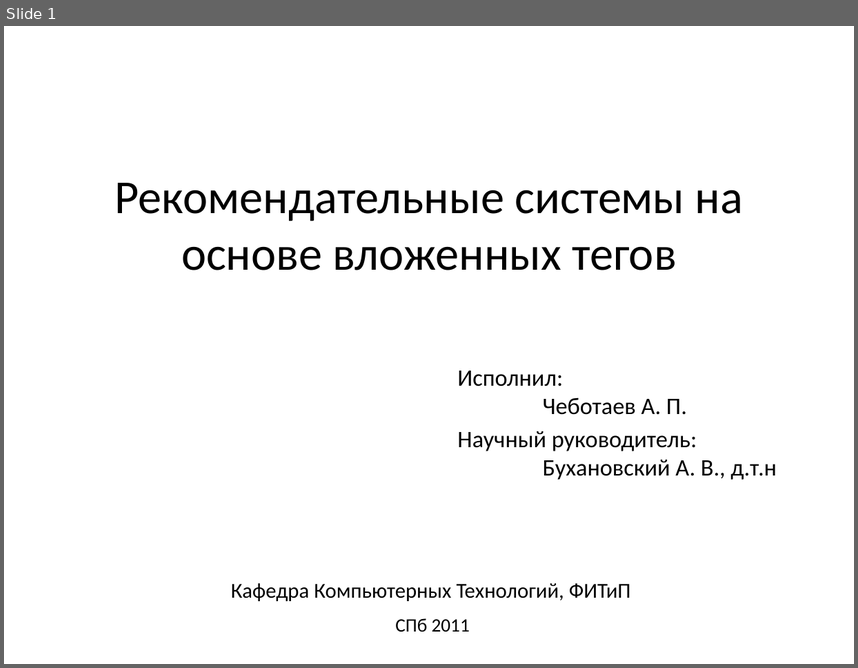
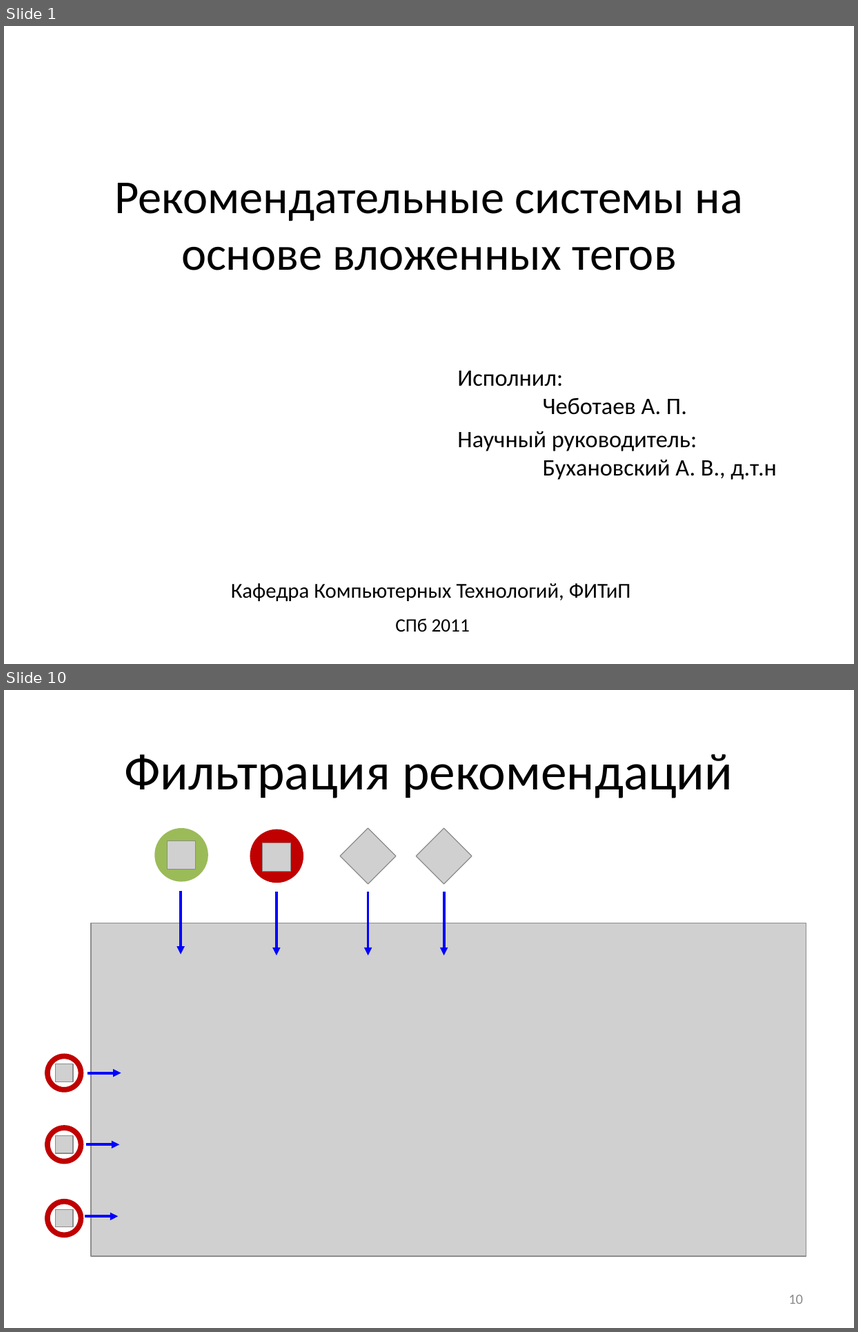
Before and after one commit to Otann/diploma, a slide deck: slides.pptx. Shown one above the other, each under a label of ours: slide 1 before the commit, slides 1 and 10 after it; the slides between them are not shown. The pictures are 858x668 and 858x1332 pixels, drawn with LibreOffice and Linux fonts; fonts in the diff are those of the drawing; grey boxes stand for pictures. Boxes give left, top, right and bottom in pixels: in the first picture for what was removed or moved away, otherwise in the second. Text is boxed around its words. In the diff, an @@ line names an element or a change of style, - is before the commit and + after.

```diff
--- a/slides.pptx
+++ b/slides.pptx
@@ slide 10 added at box(4, 690, 854, 1328), background #FFFFFF @@
@@ title added at box(124, 754, 733, 798), 44 pt, text #000000 @@
+Фильтрация рекомендаций
@@ ellipse added at box(154, 828, 208, 881), fill #9BBB59 @@
@@ ellipse added at box(250, 829, 303, 883), fill #C00000 @@
@@ picture added at box(340, 828, 395, 883) @@
@@ picture added at box(416, 828, 471, 883) @@
@@ picture added at box(168, 840, 195, 869) @@
@@ picture added at box(263, 843, 290, 871) @@
@@ arrow added from (181, 891) to (181, 954), #0000FF 2.25 pt @@
@@ arrow added from (277, 891) to (277, 955), #0000FF 2.25 pt @@
@@ arrow added from (368, 891) to (368, 955), #0000FF 2.25 pt @@
@@ arrow added from (444, 891) to (444, 955), #0000FF 2.25 pt @@
@@ picture added at box(91, 923, 806, 1256) @@
@@ ellipse added at box(47, 1056, 81, 1089), fill #FFFFFF, outline #C00000 4.5 pt @@
@@ picture added at box(55, 1064, 73, 1082) @@
@@ arrow added from (87, 1072) to (121, 1072), #0000FF 2.25 pt @@
@@ ellipse added at box(47, 1127, 81, 1161), fill #FFFFFF, outline #C00000 4.5 pt @@
@@ picture added at box(55, 1136, 73, 1153) @@
@@ arrow added from (85, 1144) to (120, 1144), #0000FF 2.25 pt @@
@@ ellipse added at box(47, 1201, 81, 1234), fill #FFFFFF, outline #C00000 4.5 pt @@
@@ picture added at box(55, 1210, 73, 1228) @@
@@ arrow added from (85, 1216) to (118, 1216), #0000FF 2.25 pt @@
@@ page number added at box(789, 1294, 803, 1303), 12 pt, text #8C8C8C @@
+10
```
Also in this commit, not shown: 9 slides changed, 5 other slides added, 6 slides removed, 4 other files.
